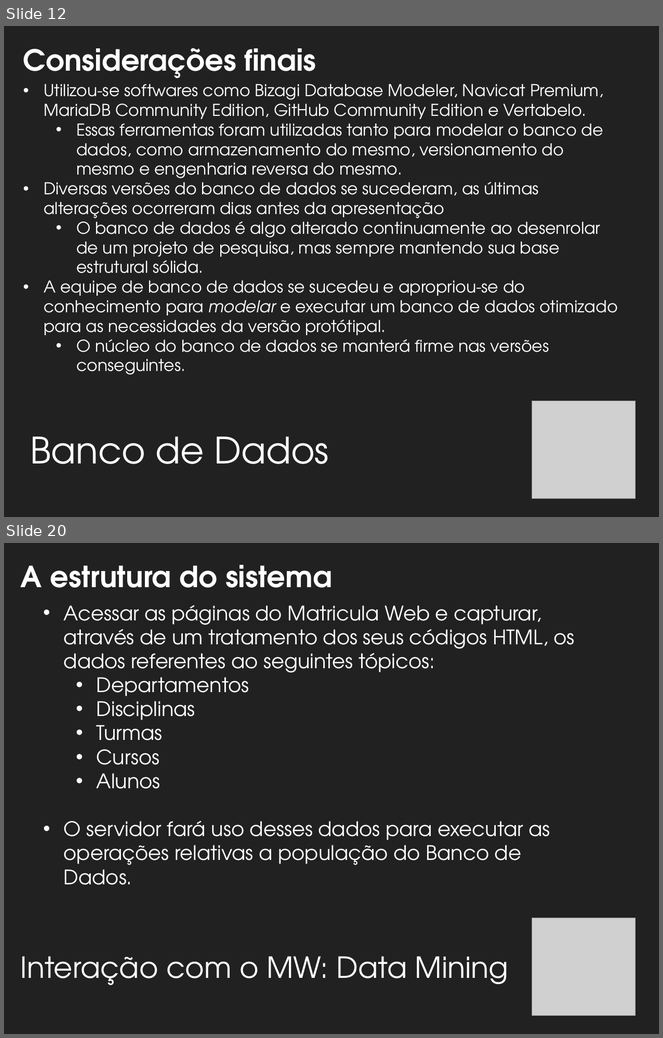
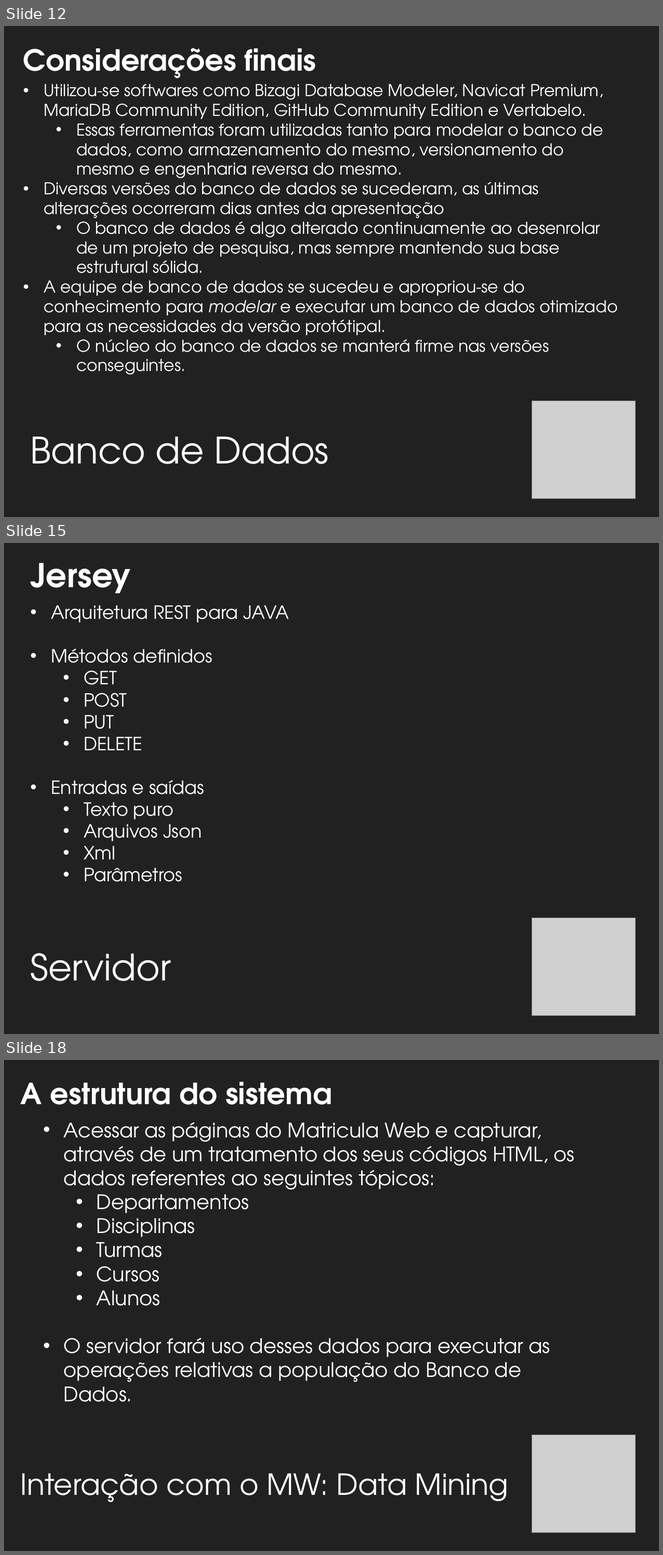
Before and after one commit to ovflowd/matriculeMe, a slide deck: Artefatos/ApresentaçãoFinal.pptx. Shown one above the other, each under a label of ours: slides 12 and 20 before the commit, slides 12, 15 and 18 after it; the slides between them are not shown. The pictures are 663x1038 and 663x1555 pixels, drawn with LibreOffice and Linux fonts; fonts in the diff are those of the drawing; grey boxes stand for pictures; background and template pictures are left out. Boxes give left, top, right and bottom in pixels: in the first picture for what was removed or moved away, otherwise in the second. Text is boxed around its words. In the diff, an @@ line names an element or a change of style, - is before the commit and + after.

```diff
--- a/Artefatos/ApresentaçãoFinal.pptx
+++ b/Artefatos/ApresentaçãoFinal.pptx
@@ slide 15 added at [4,543,659,1034], background #212121 @@
@@ text added at [31,563,131,593], 36 pt, text #FFFFFF, bold @@
+Jersey
@@ text added at [51,605,289,882], 20 pt, text #FFFFFF @@
+• Arquitetura REST para JAVA
+• Métodos definidos
+  • GET
+  • POST
+  • PUT
+  • DELETE
+• Entradas e saídas
+  • Texto puro
+  • Arquivos Json
+  • Xml
+  • Parâmetros
@@ picture added at [532,918,636,1016] @@
@@ text added at [31,953,171,981], 40 pt, text #FFFFFF @@
+Servidor
@@ what was slide 20 is now slide 18 @@
```
Also in this commit, not shown: 6 slides changed, 3 other slides added, 6 slides removed.
